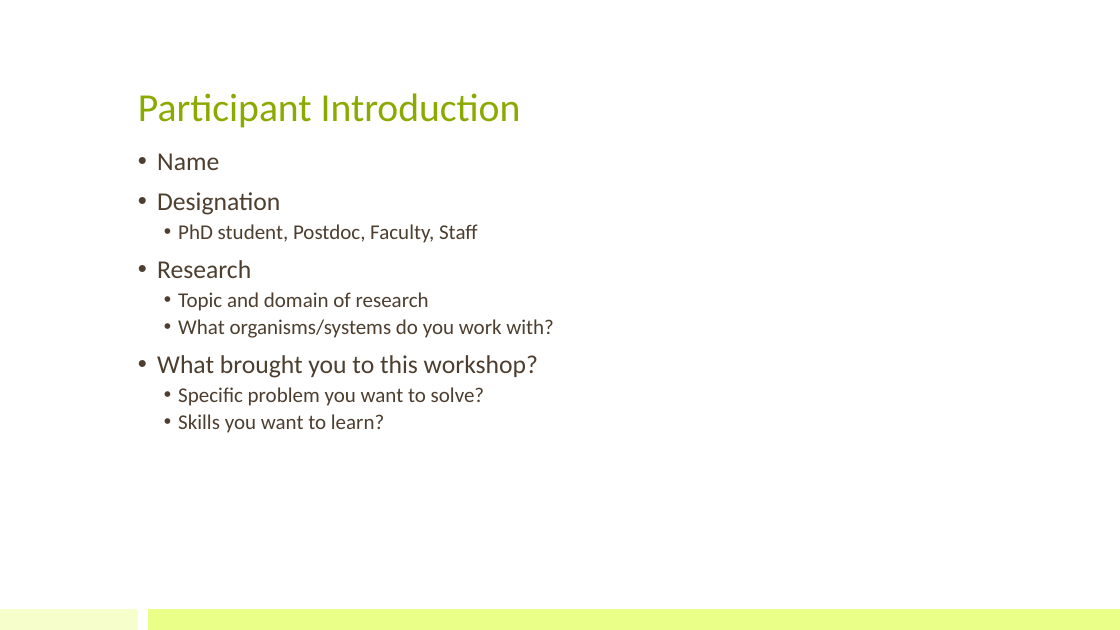
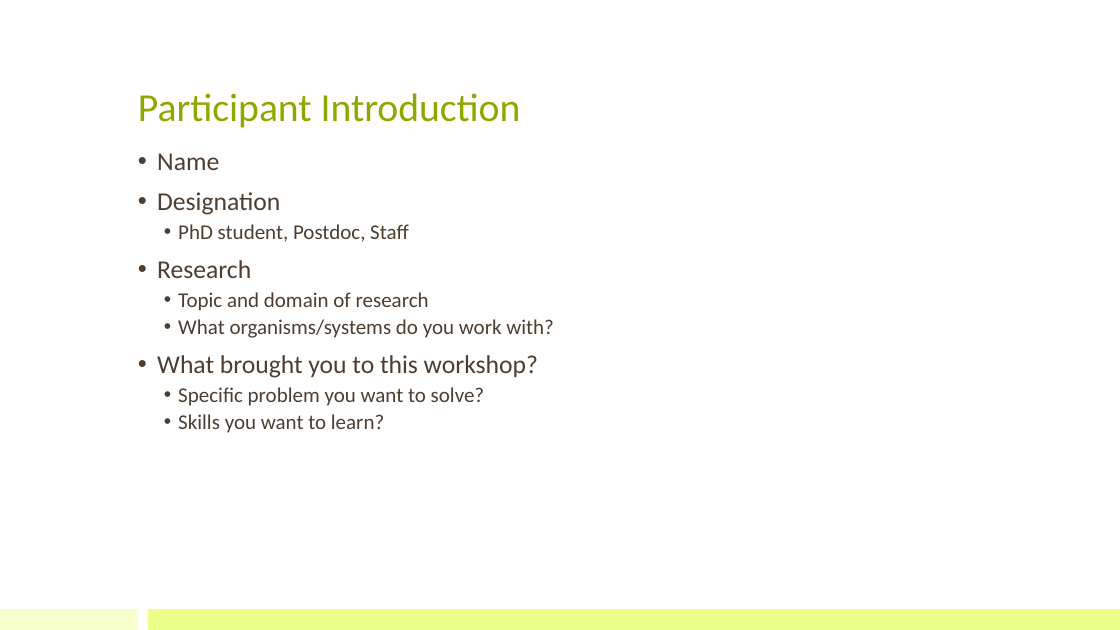
Before and after one commit to bioinfo-kaust/gfm-workshop, a slide deck: slide 3 of lecture_slides/00_workshop_introduction.pptx. Drawn at 1120x630 pixels with LibreOffice and Linux fonts; fonts in the diff are those of the drawing. Boxes give left, top, right and bottom in pixels: in the first picture for what was removed or moved away, otherwise in the second. Text is boxed around its words. In the diff, an @@ line names an element or a change of style, - is before the commit and + after.

Commit message:
Update workshop introduction and Day 1 lecture slides

```diff
--- a/lecture_slides/00_workshop_introduction.pptx
+++ b/lecture_slides/00_workshop_introduction.pptx
@@ text at bbox=[178, 224, 409, 242]: text changed @@
-  • PhD student, Postdoc, Faculty, Staff
+  • PhD student, Postdoc, Staff
```
Also in this commit, not shown: 3 other slides changed, 2 other files.
